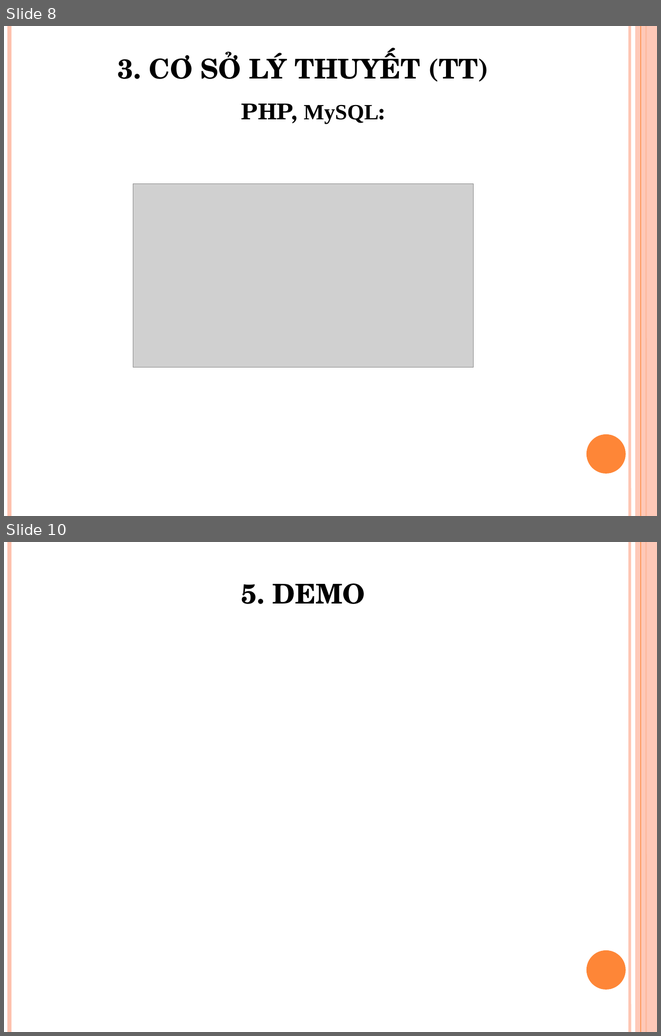
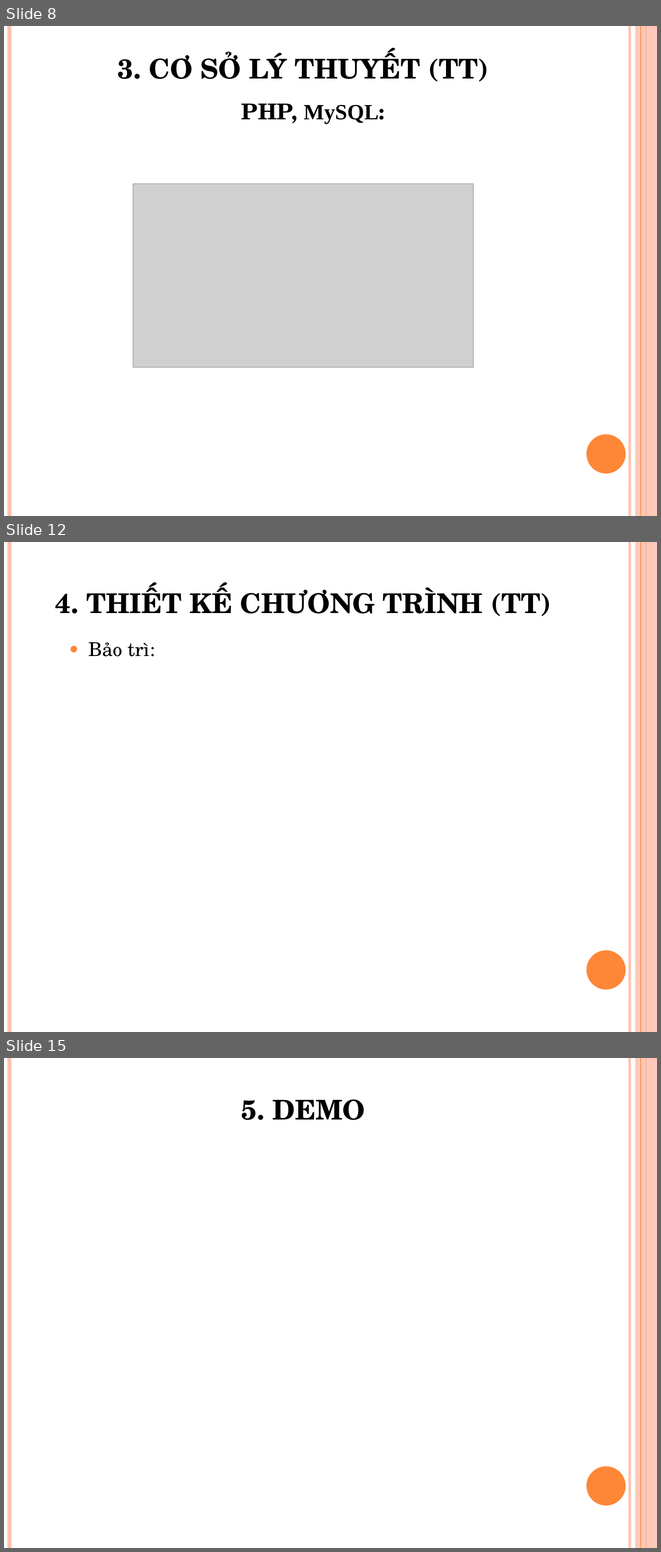
Before and after one commit to hoangducthien/baotri, a slide deck: slide_luanvan.pptx. Shown one above the other, each under a label of ours: slides 8 and 10 before the commit, slides 8, 12 and 15 after it; the slides between them are not shown. The pictures are 661x1036 and 661x1552 pixels, drawn with LibreOffice and Linux fonts; fonts in the diff are those of the drawing; grey boxes stand for pictures. Boxes give left, top, right and bottom in pixels: in the first picture for what was removed or moved away, otherwise in the second. Text is boxed around its words. In the diff, an @@ line names an element or a change of style, - is before the commit and + after.

```diff
--- a/slide_luanvan.pptx
+++ b/slide_luanvan.pptx
@@ slide 12 added at [4,542,657,1032], background #FFFFFF; not listed: 6 template elements that a slide beside it also shows @@
@@ title added at [55,585,551,616], 30 pt, text #000000, bold @@
+4. THIẾT KẾ CHƯƠNG TRÌNH (TT)
@@ text added at [89,642,155,656], 21 pt, text #000000 @@
+  ● Bảo trì:
@@ what was slide 10 is now slide 15 @@
```
Also in this commit, not shown: 1 slide changed, 4 other slides added.
